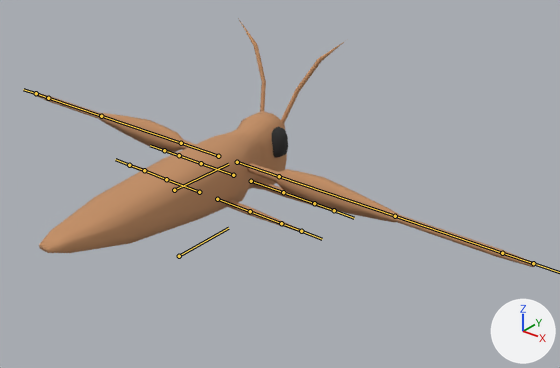
One commit to the FBX model froggyfocus/Assets/FlawLizArt/Nature/Bugs/locust.fbx: the scene before it, then after it.
Both versions are drawn from a 50 mm lens placed at (4.72, -4.57, 3.84), pointed at (0.73, 0.42, 0.75). Lighting does not change. The marker at lower right points along +X, +Y and +Z. The bones that bend it are drawn over the model as lines.

Names of what the first picture shows: 'antannae', 'eyes', 'legs', 'locust'.
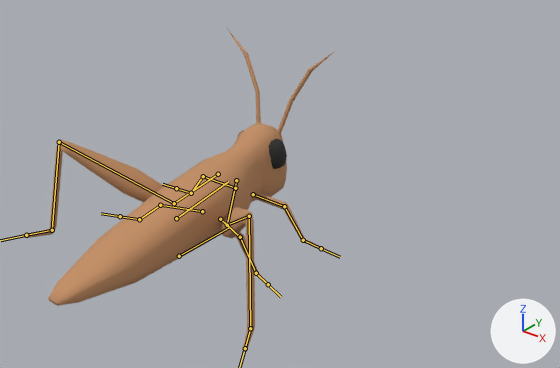
The newer file adds an action. The first version stands in its rest pose; the second is drawn at frame 1 of the action 'Armature|moving'.

What the commit changed:
Bone 'Body' (bone_body) moves from (0.0, 0.0, 0.0) to (0.0, 0.0, -0.3).
Bone 'Body' (bone_body) turns from (0, 0, 0) to (8, 0, 0) degrees about its own x, y and z.
Bone 'Leg.Top.Upper.R' (bone_leg_top_upper_r) turns from (0, 0, 0) to (-21, 18, -69) degrees about its own x, y and z.
Bone 'Leg.Top.Thigh.R' (bone_leg_top_thigh_r) turns from (0, 0, 0) to (66, -46, -4) degrees about its own x, y and z.
Bone 'Leg.Top.Shin.R' (bone_leg_top_shin_r) turns from (0, 0, 0) to (-120, -4, -54) degrees about its own x, y and z.
Bone 'Leg.Top.End.R' (bone_leg_top_end_r) turns from (0, 0, 0) to (73, -36, 7) degrees about its own x, y and z.
Bone 'Leg.Back.Upper.R' (bone_leg_back_upper_r) turns from (0, 0, 0) to (3, 1, -20) degrees about its own x, y and z.
Bone 'Leg.Back.Middle.R' (bone_leg_back_middle_r) turns from (0, 0, 0) to (-38, -2, -5) degrees about its own x, y and z.
Bone 'Leg.Back.End.R' (bone_leg_back_end_r) turns from (0, 0, 0) to (38, -2, 5) degrees about its own x, y and z.
Bone 'Leg.Front.Middle.R' (bone_leg_front_middle_r) turns from (0, 0, 0) to (-52, -3, -7) degrees about its own x, y and z.
Bone 'Leg.Front.End.R' (bone_leg_front_end_r) turns from (0, 0, 0) to (49, -3, 6) degrees about its own x, y and z.
Bone 'Leg.Top.Upper.L' (bone_leg_top_upper_l) turns from (0, 0, 0) to (-21, -18, 69) degrees about its own x, y and z.
Bone 'Leg.Top.Thigh.L' (bone_leg_top_thigh_l) turns from (0, 0, 0) to (66, 46, 4) degrees about its own x, y and z.
Bone 'Leg.Top.Shin.L' (bone_leg_top_shin_l) turns from (0, 0, 0) to (-120, 4, 54) degrees about its own x, y and z.
Bone 'Leg.Top.End.L' (bone_leg_top_end_l) turns from (0, 0, 0) to (73, 36, -7) degrees about its own x, y and z.
Bone 'Leg.Back.Upper.L' (bone_leg_back_upper_l) turns from (0, 0, 0) to (3, -1, 20) degrees about its own x, y and z.
Bone 'Leg.Back.Middle.L' (bone_leg_back_middle_l) turns from (0, 0, 0) to (-38, 2, 5) degrees about its own x, y and z.
Bone 'Leg.Back.End.L' (bone_leg_back_end_l) turns from (0, 0, 0) to (38, 2, -5) degrees about its own x, y and z.
Bone 'Leg.Front.Middle.L' (bone_leg_front_middle_l) turns from (0, 0, 0) to (-52, 3, 7) degrees about its own x, y and z.
Bone 'Leg.Front.End.L' (bone_leg_front_end_l) turns from (0, 0, 0) to (49, 3, -6) degrees about its own x, y and z.

Boxes (x1, y1, x2, y2) around the edits, measured in the pictures (560 x 368 px):
'locust', posed (29% taller)
    before: (39, 111, 287, 253)
    after: (48, 123, 287, 306)
'legs', posed (41% narrower, 22% taller)
    before: (35, 93, 535, 267)
    after: (26, 140, 322, 352)
'antannae', posed
    before: (238, 18, 345, 123)
    after: (226, 27, 335, 134)
'eyes', posed
    before: (241, 121, 288, 158)
    after: (238, 130, 287, 169)
bone 'Body', root to tip
    before: (174, 190) to (228, 164)
    after: (176, 218) to (228, 181)
bone 'Leg.Top.Upper.R', root to tip
    before: (237, 162) to (279, 176)
    after: (236, 180) to (227, 225)
bone 'Leg.Top.Thigh.R', root to tip
    before: (279, 176) to (395, 216)
    after: (227, 225) to (249, 216)
bone 'Leg.Top.Shin.R', root to tip
    before: (395, 216) to (502, 253)
    after: (249, 216) to (250, 328)
bone 'Leg.Top.End.R', root to tip
    before: (502, 253) to (533, 263)
    after: (250, 328) to (245, 348)
bone 'Leg.Back.Upper.R', root to tip
    before: (217, 199) to (250, 211)
    after: (220, 219) to (240, 237)
bone 'Leg.Back.Middle.R', root to tip
    before: (250, 211) to (281, 223)
    after: (240, 237) to (256, 273)
bone 'Leg.Back.End.R', root to tip
    before: (281, 223) to (301, 231)
    after: (256, 273) to (268, 284)
bone 'Leg.Front.Middle.R', root to tip
    before: (283, 192) to (314, 203)
    after: (284, 206) to (303, 240)
bone 'Leg.Front.End.R', root to tip
    before: (314, 203) to (334, 210)
    after: (303, 240) to (321, 248)
bone 'Leg.Top.Upper.L', root to tip
    before: (218, 156) to (181, 143)
    after: (218, 174) to (174, 203)
bone 'Leg.Top.Thigh.L', root to tip
    before: (181, 143) to (101, 116)
    after: (174, 203) to (59, 142)
bone 'Leg.Top.Shin.L', root to tip
    before: (101, 116) to (48, 98)
    after: (59, 142) to (52, 230)
bone 'Leg.Top.End.L', root to tip
    before: (48, 98) to (36, 93)
    after: (52, 230) to (26, 235)
bone 'Leg.Back.Upper.L', root to tip
    before: (199, 192) to (166, 179)
    after: (202, 211) to (160, 205)
bone 'Leg.Back.Middle.L', root to tip
    before: (166, 179) to (144, 170)
    after: (160, 205) to (139, 219)
bone 'Leg.Back.End.L', root to tip
    before: (144, 170) to (129, 165)
    after: (139, 219) to (120, 216)
bone 'Leg.Front.Middle.L', root to tip
    before: (201, 163) to (179, 155)
    after: (203, 176) to (191, 193)
bone 'Leg.Front.End.L', root to tip
    before: (179, 155) to (164, 150)
    after: (191, 193) to (176, 188)
